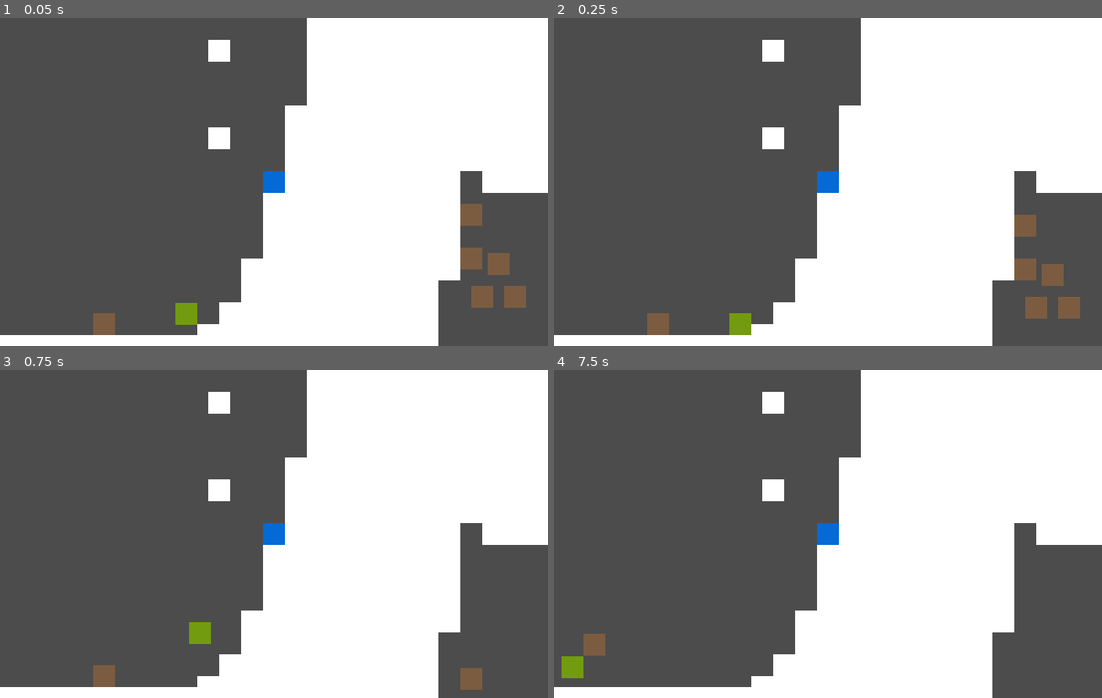
Above: before the commit, frames 1-4 (two rows, left to right).
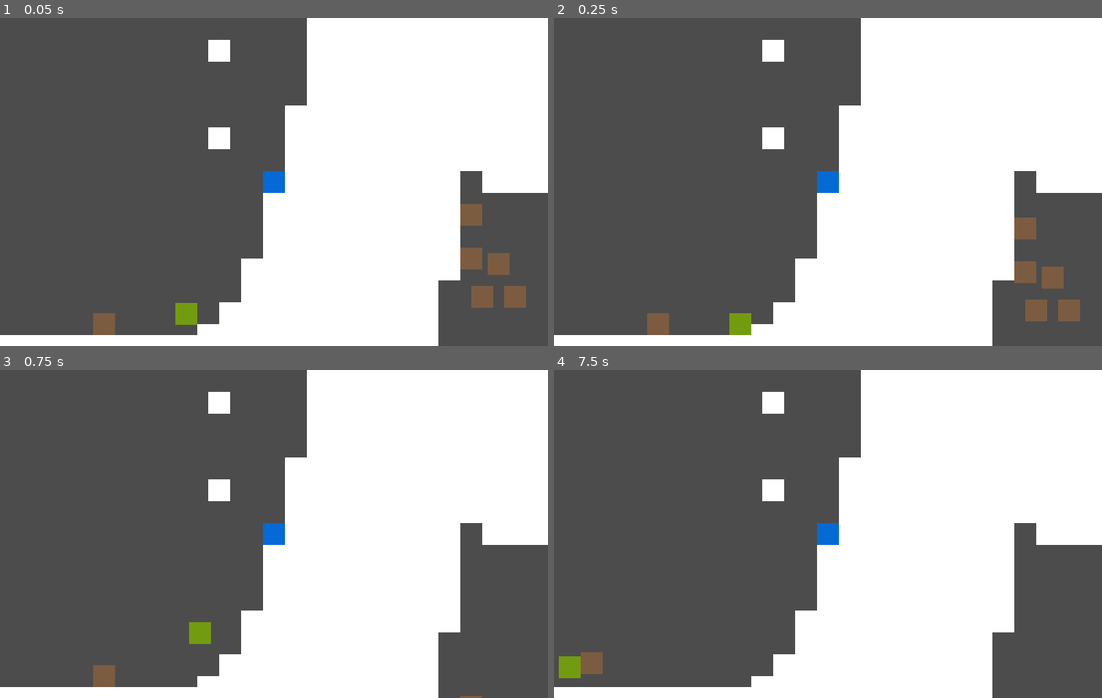
Above: after the commit, the same moments.

Repository: Jellonator/07-2D-Platformer
Game: Godot game, scene res://Test/Testworld.tscn
Same seed, same stepped clock (60 frames per second), same inputs: the game is played once before the commit and once after it.
Inputs:
- Up to frame 1 (0.05 s): no input
- Up to frame 2 (0.25 s): no input
- Up to frame 3 (0.75 s): hold Right (move_right) from 0.53 s (still down); hold Z (action_jump) from 0.53 s (still down); tap X (action_grab) at 0.6 s
- Up to frame 4 (7.5 s): release Z (action_jump) at 1.28 s; tap Z (action_jump) at 1.35, 1.52, 1.82, 3.02, 3.32, 4.52, 4.82, 5.85, 6.02, 6.32 s; tap X (action_grab) at 1.55, 2.1, 2.85, 4.35, 5.1, 6.05, 6.6, 7.35 s; release Right (move_right) at 2.03 s; hold Left (move_left) 2.03-2.78 s; hold Z (action_jump) 2.03-2.78 s; hold Right (move_right) 2.78-4.28 s; hold Z (action_jump) 3.53-4.28 s; tap Enter at 4.25 s; hold Left (move_left) 4.28-5.03 s; hold Right (move_right) 5.03-5.78 s; hold Z (action_jump) 5.03-5.78 s; hold Left (move_left) 5.78-7.28 s; hold Z (action_jump) 6.53-7.28 s; hold Right (move_right) from 7.28 s (still down)

Frame 1 is identical in both runs. In frame 2, 0.3% of the frame differs, in the area x 84-96%, y 60-93%; in frame 3, 0.3%; in frame 4, 0.5%, in the area x 0-10%, y 80-94%.

Commit message:
Player now has less jump height when carrying block

Diff:
--- a/Object/Camera/Camera.gd
+++ b/Object/Camera/Camera.gd
@@ -1,4 +1,6 @@
 extends RigidBody2D
+
+const TERMINAL_VELOCITY := 800
 
 onready var node_camera := $Node/Camera2D
 onready var node_gfx := $Polygon2D
@@ -19,9 +21,11 @@
 		state.transform.origin = teleport_position
 		teleport_position = null
 		node_gfx.position = Vector2.ZERO
+	state.integrate_forces()
 	if is_grabbed:
 		state.linear_velocity = Vector2.ZERO
-	state.integrate_forces()
+	if state.linear_velocity.y > TERMINAL_VELOCITY:
+		state.linear_velocity.y = TERMINAL_VELOCITY
 	gpos = state.transform.origin
 
 func grab_begin():
--- a/Object/Camera/Camera.tscn
+++ b/Object/Camera/Camera.tscn
@@ -3,19 +3,19 @@
 [ext_resource path="res://Object/Camera/Camera.gd" type="Script" id=1]
 
 [sub_resource type="RectangleShape2D" id=1]
-extents = Vector2( 16, 16 )
+extents = Vector2( 16.16, 16 )
 
 [sub_resource type="RectangleShape2D" id=2]
-extents = Vector2( 432, 16 )
+extents = Vector2( 528, 64 )
 
 [sub_resource type="RectangleShape2D" id=3]
-extents = Vector2( 432, 16 )
+extents = Vector2( 528, 64 )
 
 [sub_resource type="RectangleShape2D" id=4]
-extents = Vector2( 16, 240 )
+extents = Vector2( 64, 240 )
 
 [sub_resource type="RectangleShape2D" id=5]
-extents = Vector2( 16, 240 )
+extents = Vector2( 64, 240 )
 
 [node name="Camera" type="RigidBody2D" groups=[
 "grab",
@@ -45,17 +45,17 @@
 collision_mask = 2
 
 [node name="CollisionShape2D" type="CollisionShape2D" parent="Node/Camera2D/StaticBody2D"]
-position = Vector2( 0, -256 )
+position = Vector2( 0, -304 )
 shape = SubResource( 2 )
 
 [node name="CollisionShape2D2" type="CollisionShape2D" parent="Node/Camera2D/StaticBody2D"]
-position = Vector2( 0, 256 )
+position = Vector2( 0, 304 )
 shape = SubResource( 3 )
 
 [node name="CollisionShape2D3" type="CollisionShape2D" parent="Node/Camera2D/StaticBody2D"]
-position = Vector2( -416, 0 )
+position = Vector2( -464, 0 )
 shape = SubResource( 4 )
 
 [node name="CollisionShape2D4" type="CollisionShape2D" parent="Node/Camera2D/StaticBody2D"]
-position = Vector2( 416, 0 )
+position = Vector2( 464, 0 )
 shape = SubResource( 5 )
--- a/Object/Crate/Crate.tscn
+++ b/Object/Crate/Crate.tscn
@@ -3,7 +3,7 @@
 [ext_resource path="res://Object/Crate/Crate.gd" type="Script" id=1]
 
 [sub_resource type="RectangleShape2D" id=1]
-extents = Vector2( 16, 16 )
+extents = Vector2( 16.16, 16 )
 
 [node name="Crate" type="RigidBody2D" groups=[
 "grab",
--- a/Object/Player/Player.gd
+++ b/Object/Player/Player.gd
@@ -5,10 +5,15 @@
 const MOVE_ACCEL := 1600.0
 const GRAVITY := 800.0
 const JUMP_SPEED := 400.0
+const JUMP_SPEED_GRAB := 350.0
 
 var velocity := Vector2()
 var grabbed_object = null
 var potential_grabs := []
+var num_objects_in_drop_area := 0
+
+func can_drop() -> bool:
+	return num_objects_in_drop_area == 0
 
 func _physics_process(delta: float):
 	velocity += Vector2(0, 1) * delta * GRAVITY
@@ -32,10 +37,11 @@
 		velocity = move_and_slide(velocity, Vector2(0, -1), true, 4, 0.785398, false)
 	if Input.is_action_just_pressed("action_grab"):
 		if grabbed_object != null:
-			grabbed_object.grab_end()
-			grabbed_object.teleport_to($Flip/DropPosition.global_position, false)
-#			grabbed_object.apply_impulse(Vector2.ZERO, velocity)
-			grabbed_object = null
+			if can_drop():
+				grabbed_object.grab_end()
+				grabbed_object.teleport_to($Flip/DropPosition.global_position, false)
+				grabbed_object.apply_impulse(Vector2.ZERO, velocity)
+				grabbed_object = null
 		elif potential_grabs.size() > 0:
 			grabbed_object = potential_grabs[0]
 			grabbed_object.grab_begin()
@@ -45,10 +51,19 @@
 
 func _input(event):
 	if event.is_action_pressed("action_jump") and is_on_floor():
-		velocity.y = -JUMP_SPEED
+		if grabbed_object != null:
+			velocity.y = -JUMP_SPEED_GRAB
+		else:
+			velocity.y = -JUMP_SPEED
 
 func _on_GrabArea_body_entered(body):
 	potential_grabs.append(body)
 
 func _on_GrabArea_body_exited(body):
 	potential_grabs.erase(body)
+
+func _on_DropArea_body_entered(body):
+	num_objects_in_drop_area += 1
+
+func _on_DropArea_body_exited(body):
+	num_objects_in_drop_area -= 1
--- a/Object/Player/Player.tscn
+++ b/Object/Player/Player.tscn
@@ -7,6 +7,9 @@
 
 [sub_resource type="RectangleShape2D" id=2]
 extents = Vector2( 22, 14 )
+
+[sub_resource type="RectangleShape2D" id=3]
+extents = Vector2( 15, 15 )
 
 [node name="Player" type="KinematicBody2D"]
 process_priority = 100
@@ -35,9 +38,15 @@
 
 [node name="DropPosition" type="Position2D" parent="Flip"]
 process_priority = -1
+position = Vector2( 32.5, 0 )
+
+[node name="DropArea" type="Area2D" parent="Flip"]
+collision_layer = 0
+
+[node name="CollisionShape2D" type="CollisionShape2D" parent="Flip/DropArea"]
 position = Vector2( 32, 0 )
-
-[node name="PinJoint2D" type="PinJoint2D" parent="."]
-node_a = NodePath("..")
+shape = SubResource( 3 )
 [connection signal="body_entered" from="Flip/GrabArea" to="." method="_on_GrabArea_body_entered"]
 [connection signal="body_exited" from="Flip/GrabArea" to="." method="_on_GrabArea_body_exited"]
+[connection signal="body_entered" from="Flip/DropArea" to="." method="_on_DropArea_body_entered"]
+[connection signal="body_exited" from="Flip/DropArea" to="." method="_on_DropArea_body_exited"]
--- a/project.godot
+++ b/project.godot
@@ -68,7 +68,7 @@
 
 [physics]
 
-2d/default_gravity=640
+2d/default_gravity=800
 
 [rendering]
 
Not shown: 1 places in Object/Player/Player.tscn that only renumber resources
